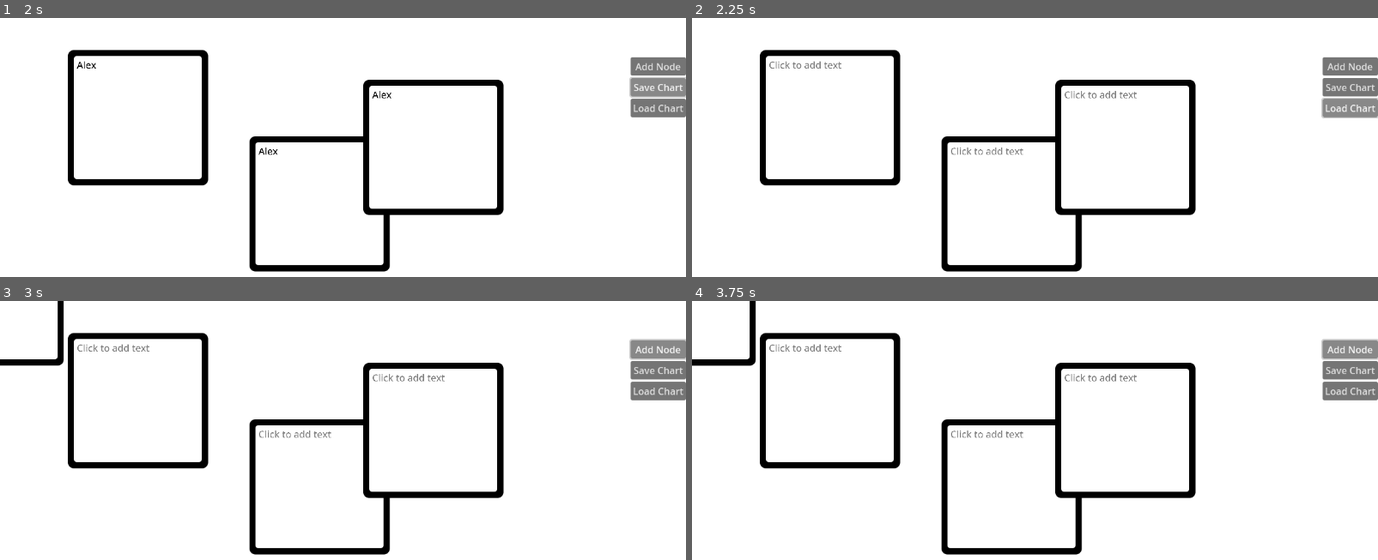
Above: before the commit, frames 1-4 (two rows, left to right).
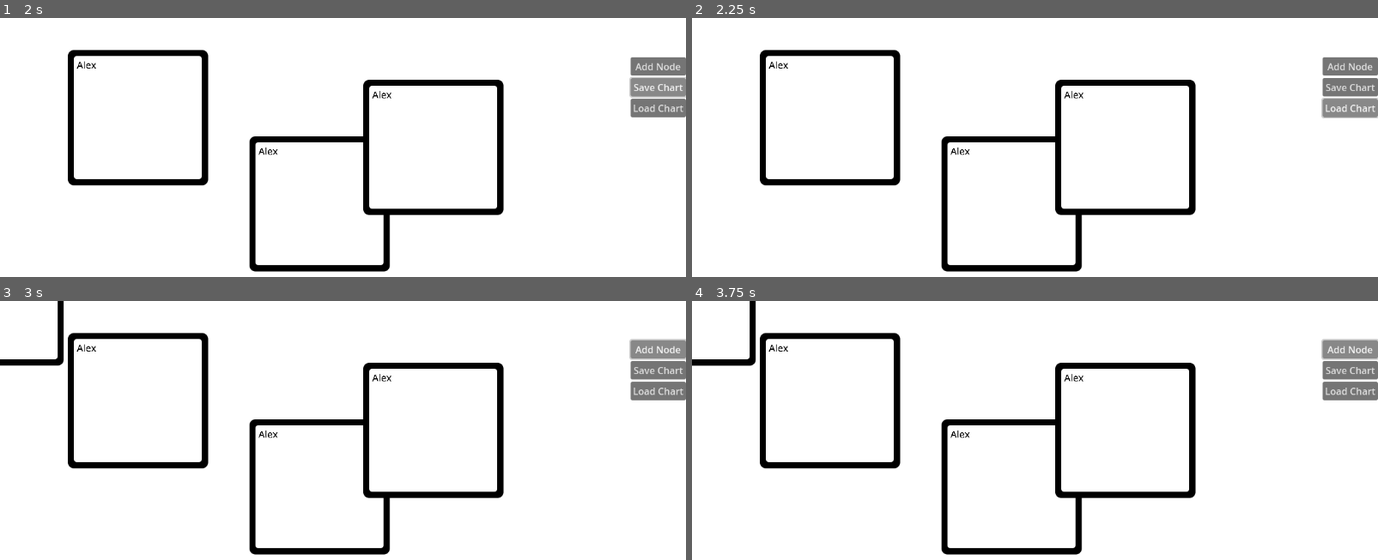
Above: after the commit, the same moments.

Repository: Shuflduf/Flow-Chart
Game: Godot game, scene res://scenes/main.tscn
Same seed, same stepped clock (60 frames per second), same inputs: the game is played once before the commit and once after it.
Inputs (mouse positions are in pixels of both pictures, inside the frame that each line leads up to):
- Up to frame 1 (2 s): click (137, 116) at 0.52 s; type "Alex" at 0.6 s; click (322, 204) at 0.75 s; type "Alex" at 0.83 s; click (432, 147) at 0.98 s; type "Alex" at 1.07 s; click "Save Chart" at 1.25 s
- Up to frame 2 (2.25 s): click "Load Chart" at 2 s
- Up to frame 3 (3 s): click "Add Node" at 2.75 s
- Up to frame 4 (3.75 s): click "Add Node" at 3.5 s

Frame 1 is identical in both runs. In frame 2, 0.4% of the frame differs, in the area x 11-65%, y 16-53%; in frame 3, 0.4%; in frame 4, 0.4%.

Commit message:
text works

Diff:
--- a/scripts/global.gd
+++ b/scripts/global.gd
@@ -20,7 +20,6 @@
 			continue
 
 		var node_data: Dictionary = node.call("save")
-		print(node_data["text"])
 
 		var json_string := JSON.stringify(node_data)
 
@@ -59,15 +58,15 @@
 
 		if node_data.has("pos_x"):
 			new_object.set_deferred("position", Vector2(node_data["pos_x"], node_data["pos_y"]))
-			#new_object.position = Vector2(node_data["pos_x"], node_data["pos_y"])
-			print(new_object.position)
-			#new_object.size = Vector2(node_data["size_x"], node_data["size_y"])
-			new_object.set_deferred("size", Vector2(node_data["size_x"], node_data["size_y"]))
+
+			if new_object is FlowChartNode or Pointer:
+				print("trjenj")
+				new_object.set_deferred("size", Vector2(node_data["size_x"], node_data["size_y"]))
 
 		if node_data.has("text"):
 			#print("GNJDGN")
 			#print(node_data["text"])
-			print(new_object is FlowChartNode)
+			#print(new_object is FlowChartNode)
 			new_object.set_text(node_data["text"])
 
 		for i: StringName in node_data.keys():
--- a/scripts/node.gd
+++ b/scripts/node.gd
@@ -33,9 +33,9 @@
 	return save_dict
 
 func set_text(input_text: String) -> void:
-	await Global.finished_loading
+	#await Global.finished_loading
 	print("set text:" + input_text)
-	text.text = input_text
+	%TextEdit.text = input_text
 
 
 func _ready() -> void:
